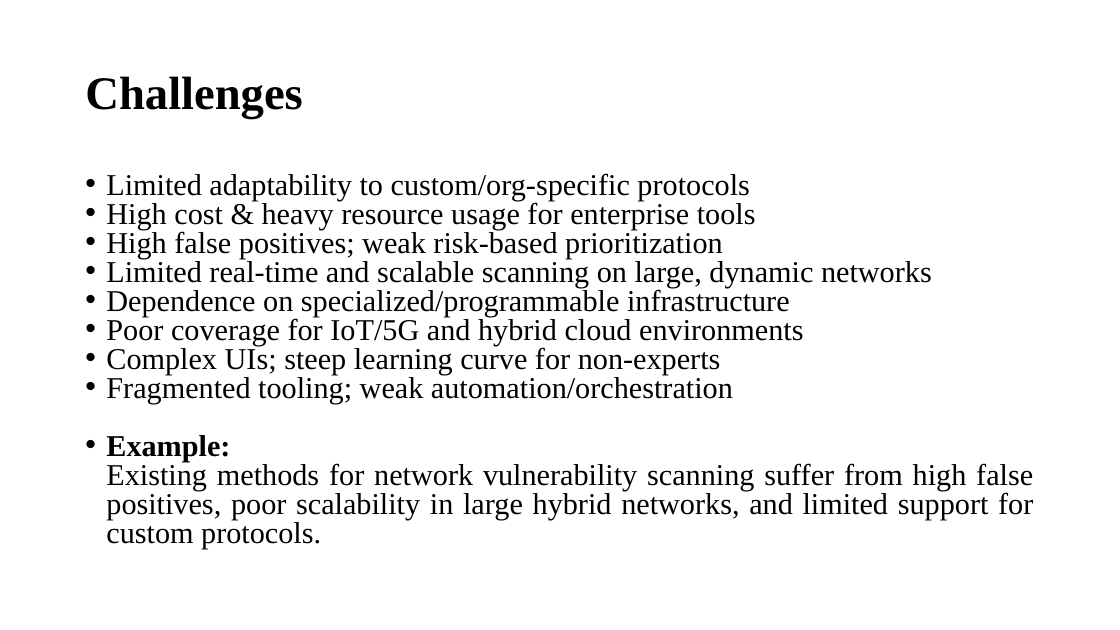
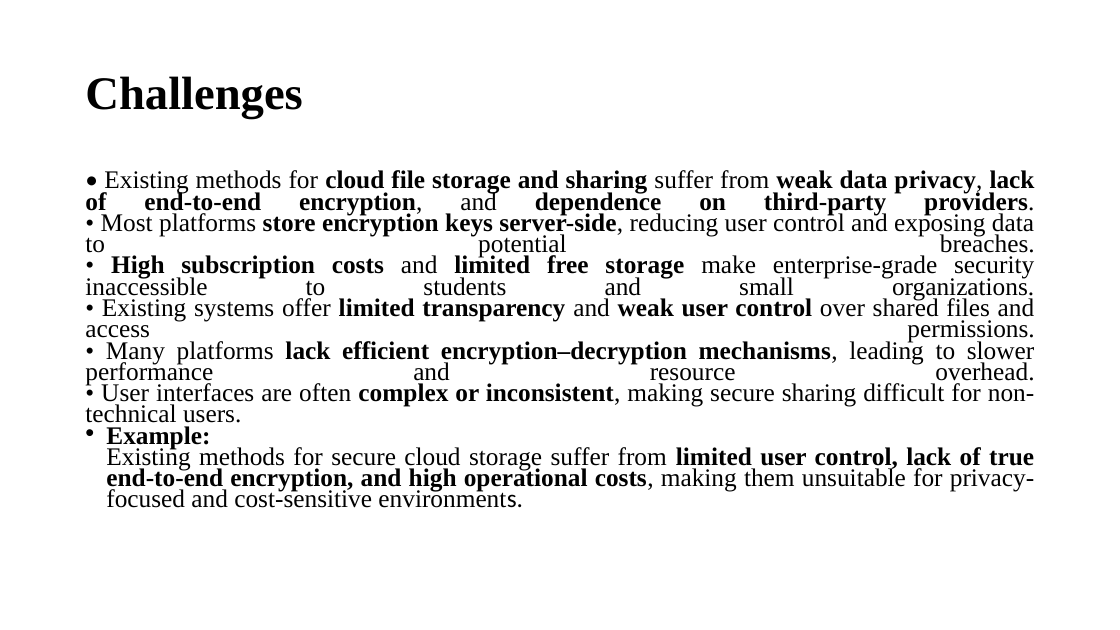
Before and after one commit to nazeer77718/securecloud-sharing-system, a slide deck: slide 14 of Stage-1_Project_Review-2.pptx. Drawn at 1120x630 pixels with LibreOffice and Linux fonts; fonts in the diff are those of the drawing. Boxes give left, top, right and bottom in pixels: in the first picture for what was removed or moved away, otherwise in the second. Text is boxed around its words. In the diff, an @@ line names an element or a change of style, - is before the commit and + after.

```diff
--- a/Stage-1_Project_Review-2.pptx
+++ b/Stage-1_Project_Review-2.pptx
@@ text at box(85, 170, 1035, 428): text changed; size 25.9 to 21.7 pt @@
-• Limited adaptability to custom/org-specific protocols
-• High cost & heavy resource usage for enterprise tools
-• High false positives; weak risk-based prioritization
-• Limited real-time and scalable scanning on large, dynamic networks
-• Dependence on specialized/programmable infrastructure
-• Poor coverage for IoT/5G and hybrid cloud environments
-• Complex UIs; steep learning curve for non-experts
-• Fragmented tooling; weak automation/orchestration
+• Existing methods for cloud file storage and sharing suffer from weak data privacy, lack of end-to-end encryption, and dependence on third-party providers.
+• Most platforms store encryption keys server-side, reducing user control and exposing data to potential breaches.
+• High subscription costs and limited free storage make enterprise-grade security inaccessible to students and small organizations.
+• Existing systems offer limited transparency and weak user control over shared files and access permissions.
+• Many platforms lack efficient encryption–decryption mechanisms, leading to slower performance and resource overhead.
+• User interfaces are often complex or inconsistent, making secure sharing difficult for non-technical users.
@@ text at box(106, 445, 1034, 508): text changed; size 25.9 to 21.7 pt @@
-Existing methods for network vulnerability scanning suffer from high false positives, poor scalability in large hybrid networks, and limited support for custom protocols.
+Existing methods for secure cloud storage suffer from limited user control, lack of true end-to-end encryption, and high operational costs, making them unsuitable for privacy-focused and cost-sensitive environments.
@@ text at box(106, 426, 210, 450): size 25.9 to 21.7 pt in "Example:"; line spacing 0.8 to 0.7 @@
```
Also in this commit, not shown: 4 other slides changed, 2 other files.
